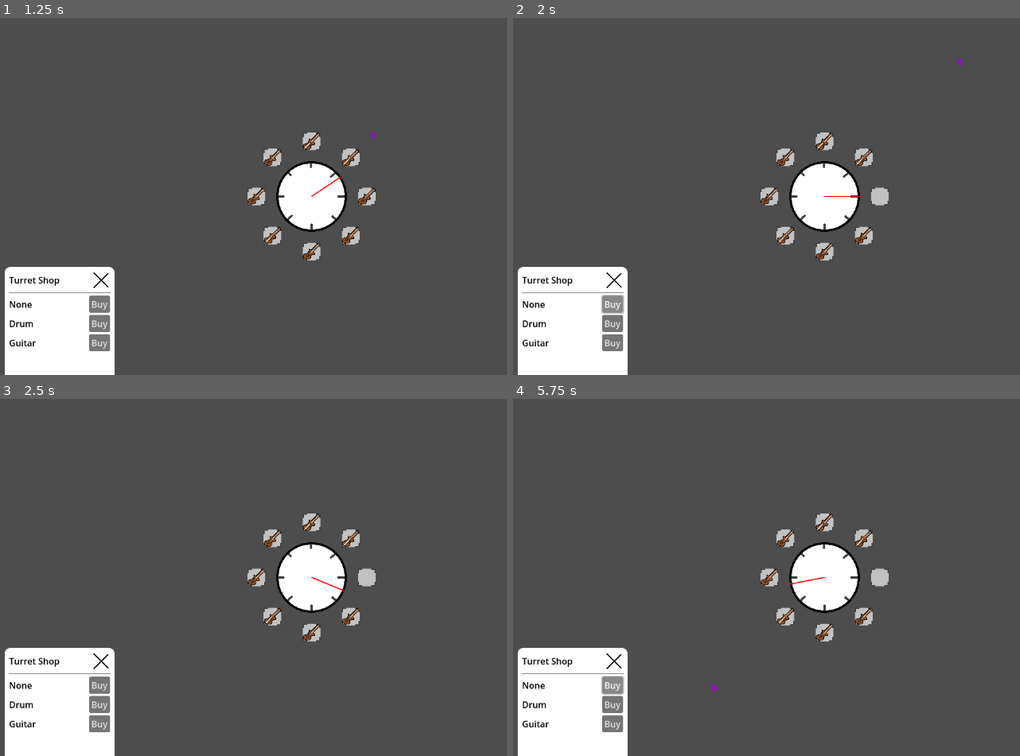
Above: before the commit, frames 1-4 (two rows, left to right).
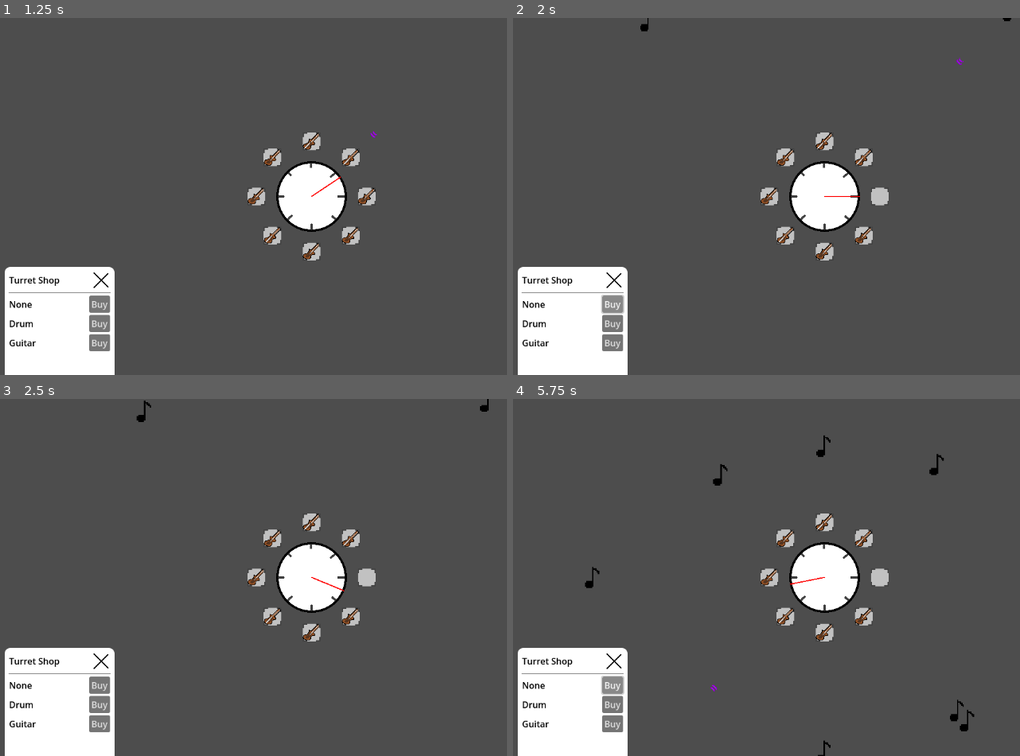
Above: after the commit, the same moments.

Repository: SeriousGuy888/MetronomeTowerDefenceGame
Game: Godot game, scene res://scenes/main.tscn
The game is run twice, just before and just after one commit, with the same random seed, the same clock (stepped at 60 frames per second) and the same inputs.
Inputs (mouse positions are in pixels of both pictures, inside the frame that each line leads up to):
- Up to frame 1 (1.25 s): click (365, 196) at 0.52 s
- Up to frame 2 (2 s): click "Buy" at 1.25 s
- Up to frame 3 (2.5 s): click (365, 577) at 2.02 s
- Up to frame 4 (5.75 s): click "Buy" at 2.75 s; click (878, 577) at 3.52 s; click "Buy" at 4.25 s

Frame 1 is identical in both runs. In frame 2, less than 0.1% of the frame differs, in the area x 25-99%, y 0-4%; in frame 3, less than 0.1%; in frame 4, 0.4%, in the area x 14-92%, y 10-100%.

Commit message:
Update main scene to include wave management and enemy configurations

Diff:
--- a/scenes/main.tscn
+++ b/scenes/main.tscn
@@ -1,10 +1,27 @@
-[gd_scene load_steps=6 format=3 uid="uid://csiyyfb2afljr"]
+[gd_scene load_steps=11 format=3 uid="uid://csiyyfb2afljr"]
 
 [ext_resource type="Script" uid="uid://x3fgsikd2nis" path="res://scenes/main.gd" id="1_0xm2m"]
 [ext_resource type="PackedScene" uid="uid://o3wpudmwbq2j" path="res://scenes/metronome.tscn" id="1_ig7tw"]
 [ext_resource type="Script" uid="uid://bfwt3ofkgvu26" path="res://scenes/monster_spawner.gd" id="3_sugp2"]
-[ext_resource type="PackedScene" uid="uid://brx4osyxy8w0t" path="res://scenes/enemy.tscn" id="4_jyhfs"]
+[ext_resource type="PackedScene" uid="uid://bapj5455wsvny" path="res://scenes/wave_manager.tscn" id="3_tbgi4"]
+[ext_resource type="Script" uid="uid://nhkfmg7rw0ad" path="res://scenes/resources/wave.gd" id="4_o6xl0"]
 [ext_resource type="PackedScene" uid="uid://dtvylxxc53dxr" path="res://scenes/ui/turret_shop.tscn" id="5_tbgi4"]
+[ext_resource type="PackedScene" uid="uid://brx4osyxy8w0t" path="res://scenes/enemies/enemy1.tscn" id="5_tipki"]
+[ext_resource type="PackedScene" uid="uid://bf8v7ehjh6hk1" path="res://scenes/enemies/enemy2.tscn" id="6_tipki"]
+
+[sub_resource type="Resource" id="Resource_85g3d"]
+script = ExtResource("4_o6xl0")
+enemies_in_wave = 10
+time_between_spawns = 0.5
+enemy_scene = ExtResource("5_tipki")
+metadata/_custom_type_script = "uid://nhkfmg7rw0ad"
+
+[sub_resource type="Resource" id="Resource_choun"]
+script = ExtResource("4_o6xl0")
+enemies_in_wave = 5
+time_between_spawns = 1.0
+enemy_scene = ExtResource("6_tipki")
+metadata/_custom_type_script = "uid://nhkfmg7rw0ad"
 
 [node name="MainScene" type="Node2D"]
 script = ExtResource("1_0xm2m")
@@ -18,12 +35,12 @@
 
 [node name="EnemyContainer" type="Node" parent="."]
 
+[node name="WaveManager" parent="." instance=ExtResource("3_tbgi4")]
+waves = Array[ExtResource("4_o6xl0")]([SubResource("Resource_85g3d"), SubResource("Resource_choun")])
+
 [node name="MonsterSpawner" type="Node" parent="." node_paths=PackedStringArray("enemy_container")]
 script = ExtResource("3_sugp2")
 enemy_container = NodePath("../EnemyContainer")
-
-[node name="MonsterSpawnClock" type="Timer" parent="MonsterSpawner"]
-autostart = true
 
 [node name="UI" type="Control" parent="."]
 layout_mode = 3
